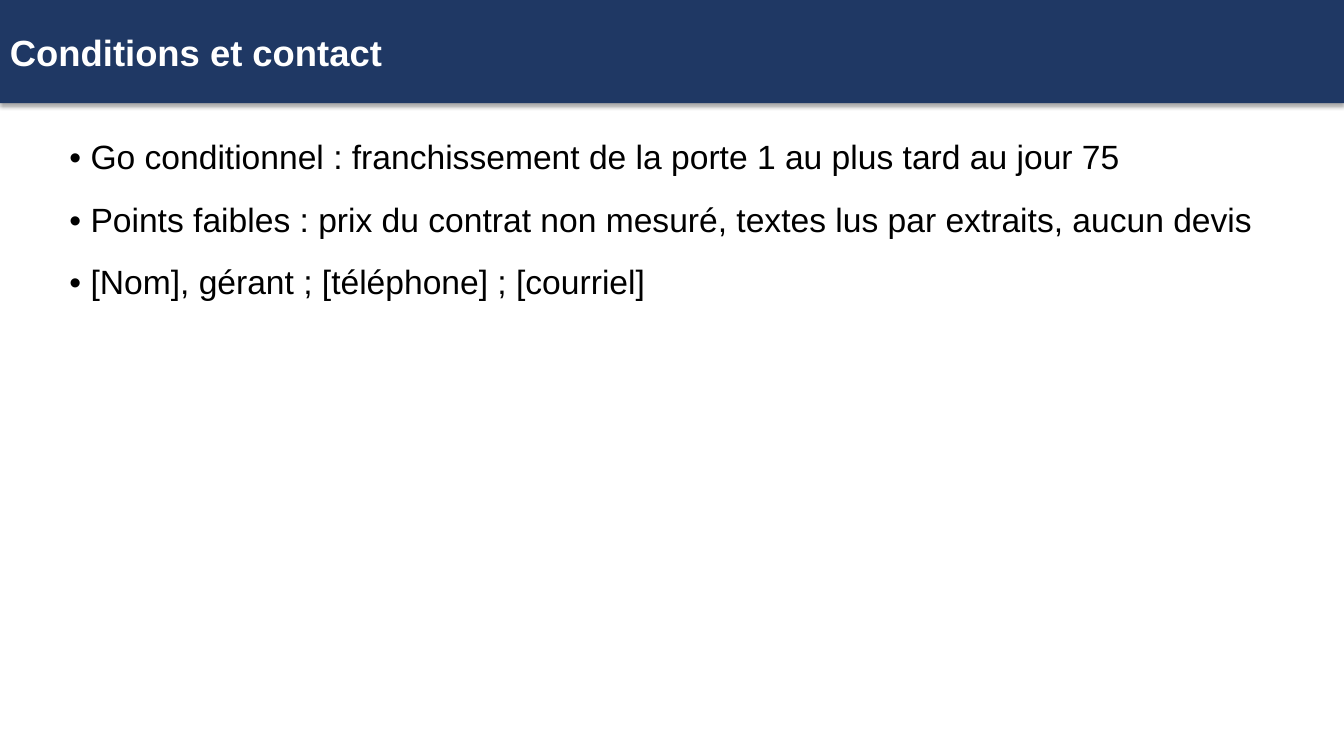
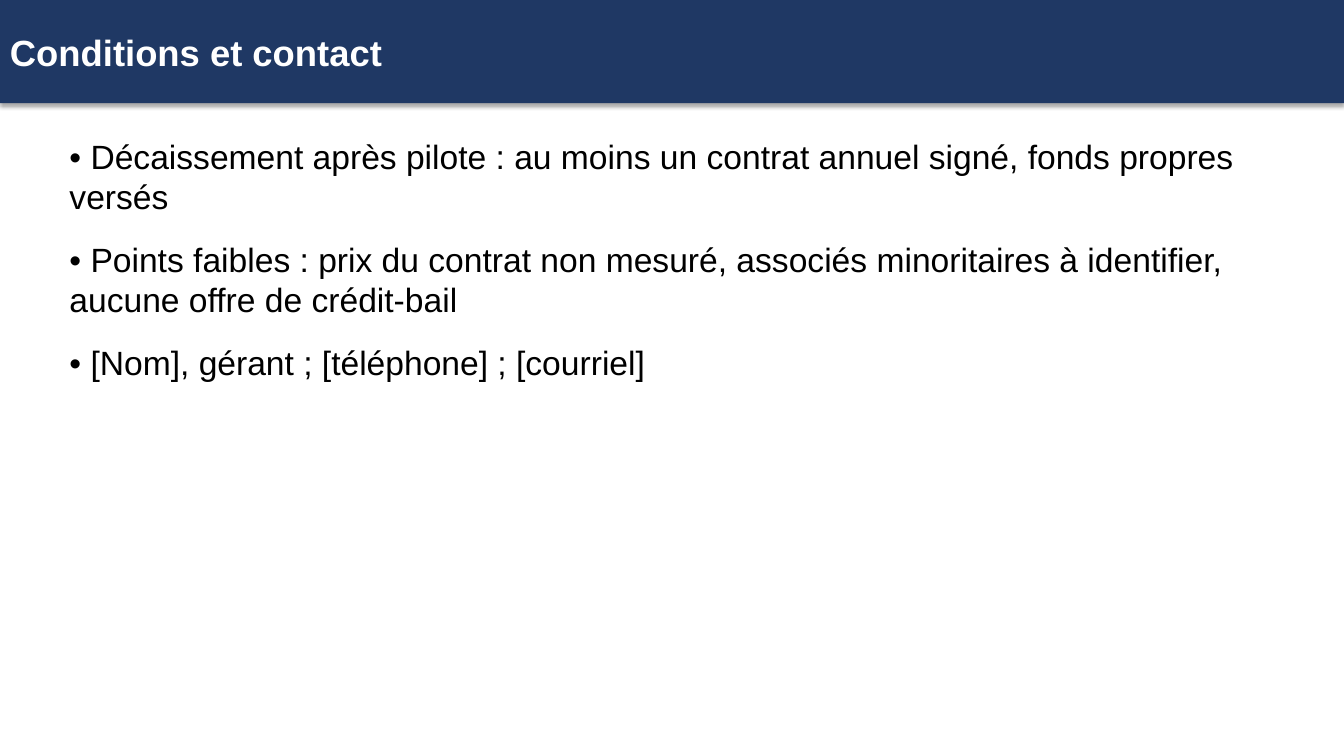
Before and after one commit to AhmadHabibou/petrosmart-tools, a slide deck: slide 12 of huiles-usagees/17_synthese/livrables/2026-11-18 Huiles usagees Presentation banque.pptx. Drawn at 1344x756 pixels with LibreOffice and Linux fonts; fonts in the diff are those of the drawing. Boxes give left, top, right and bottom in pixels: in the first picture for what was removed or moved away, otherwise in the second. Text is boxed around its words. In the diff, an @@ line names an element or a change of style, - is before the commit and + after.

```diff
--- a/huiles-usagees/17_synthese/livrables/2026-11-18 Huiles usagees Presentation banque.pptx
+++ b/huiles-usagees/17_synthese/livrables/2026-11-18 Huiles usagees Presentation banque.pptx
@@ text at <box>69,144,1233,313</box>: text changed @@
-• Go conditionnel : franchissement de la porte 1 au plus tard au jour 75
-• Points faibles : prix du contrat non mesuré, textes lus par extraits, aucun devis
+• Décaissement après pilote : au moins un contrat annuel signé, fonds propres versés
+• Points faibles : prix du contrat non mesuré, associés minoritaires à identifier, aucune offre de crédit-bail
```
Also in this commit, not shown: 6 other slides changed, 13 other files.
